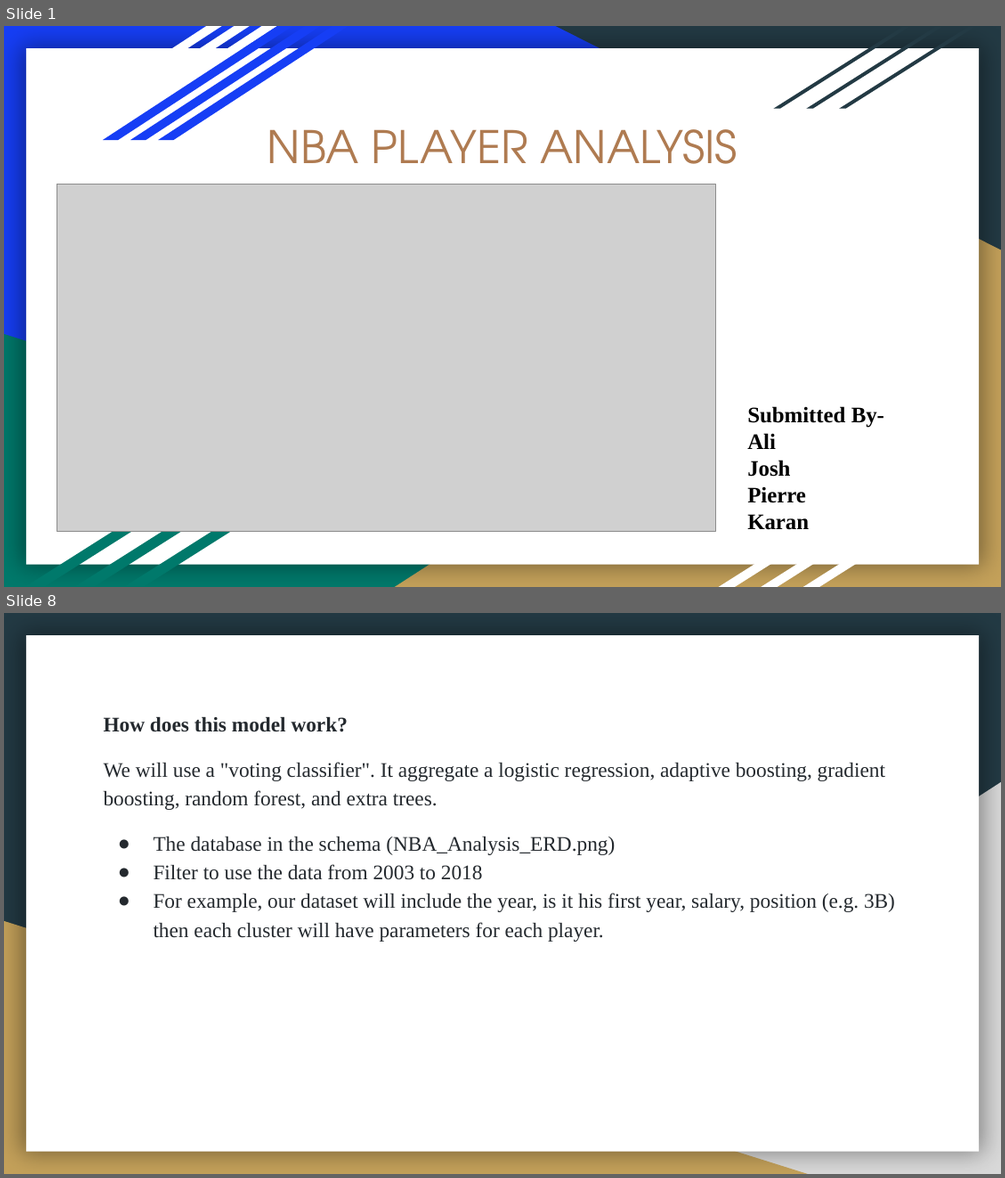
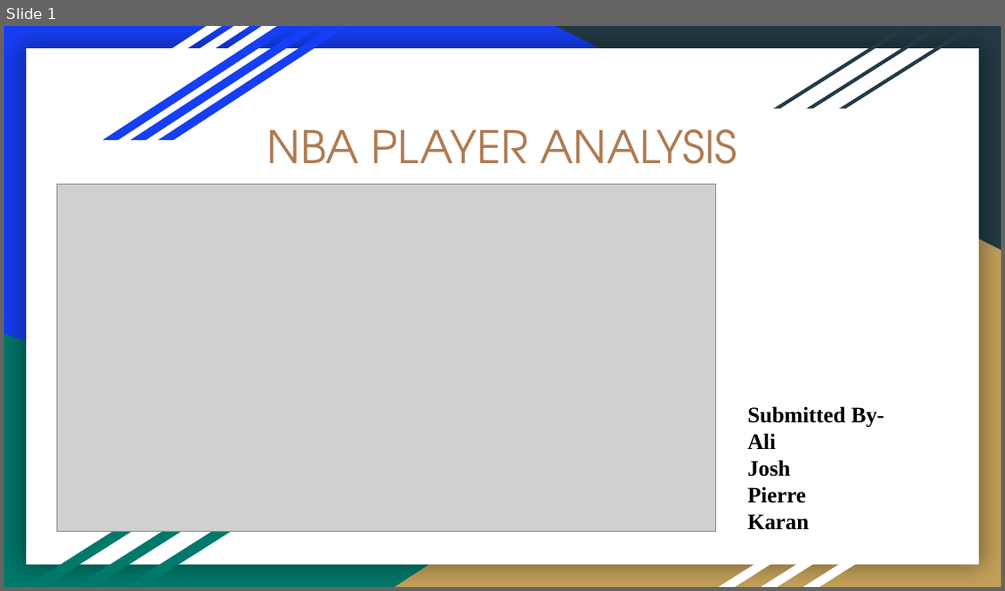
Before and after one commit to joshb738/NBA_Player_Analysis, a slide deck: Visualization/NBA_PLAYER_ANALYSIS.pptx. Shown one above the other, each under a label of ours: slides 1 and 8 before the commit, slide 1 after it; the slides between them are not shown. The pictures are 1005x1178 and 1005x591 pixels, drawn with LibreOffice and Linux fonts; fonts in the diff are those of the drawing; grey boxes stand for pictures. Boxes give left, top, right and bottom in pixels: in the first picture for what was removed or moved away, otherwise in the second. Text is boxed around its words. In the diff, an @@ line names an element or a change of style, - is before the commit and + after.

```diff
--- a/Visualization/NBA_PLAYER_ANALYSIS.pptx
+++ b/Visualization/NBA_PLAYER_ANALYSIS.pptx
@@ slide 8 removed at (4, 613, 1001, 1174), background #233A44; not listed: 1 template element that a slide beside it also shows @@
@@ text removed at (104, 717, 895, 941) @@
-How does this model work?
-We will use a "voting classifier". It aggregate a logistic regression, adaptive boosting, gradient boosting, random forest, and extra trees.
-● The database in the schema (NBA_Analysis_ERD.png)
-● Filter to use the data from 2003 to 2018
-● For example, our dataset will include the year, is it his first year, salary, position (e.g. 3B) then each cluster will have parameters for each player.
@@ right triangle removed at (395, 782, 1001, 1174) @@
@@ right triangle removed at (4, 921, 808, 1174) @@
```
Also in this commit, not shown: 5 slides changed, 6 slides added, 9 other slides removed, 1 other file.
